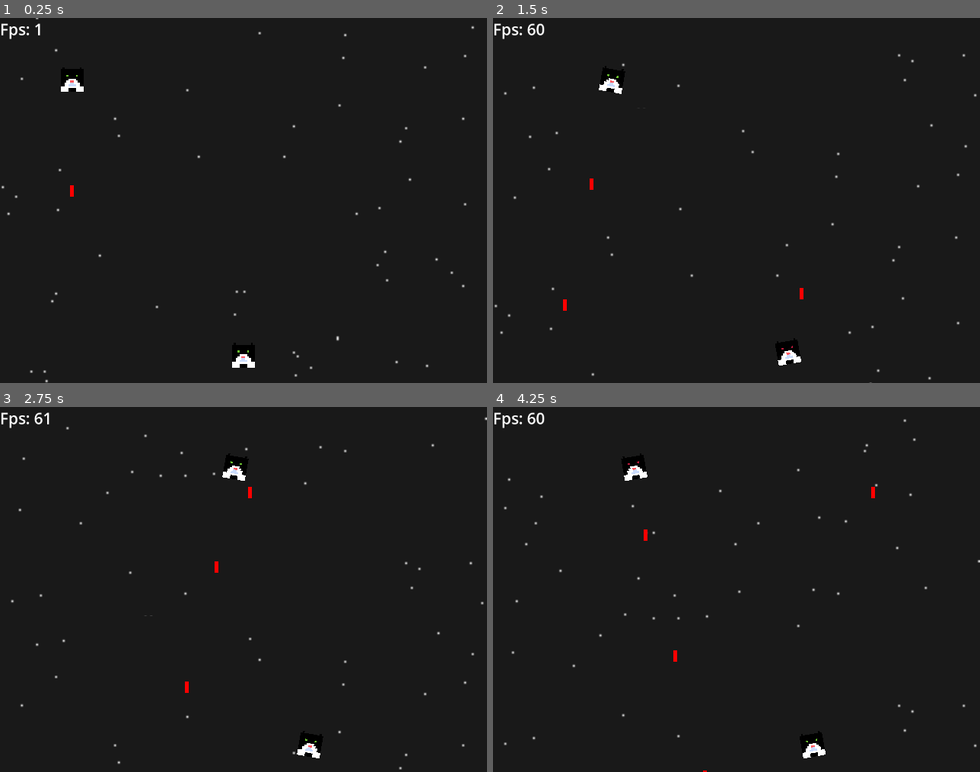
Above: before the commit, frames 1-4 (two rows, left to right).
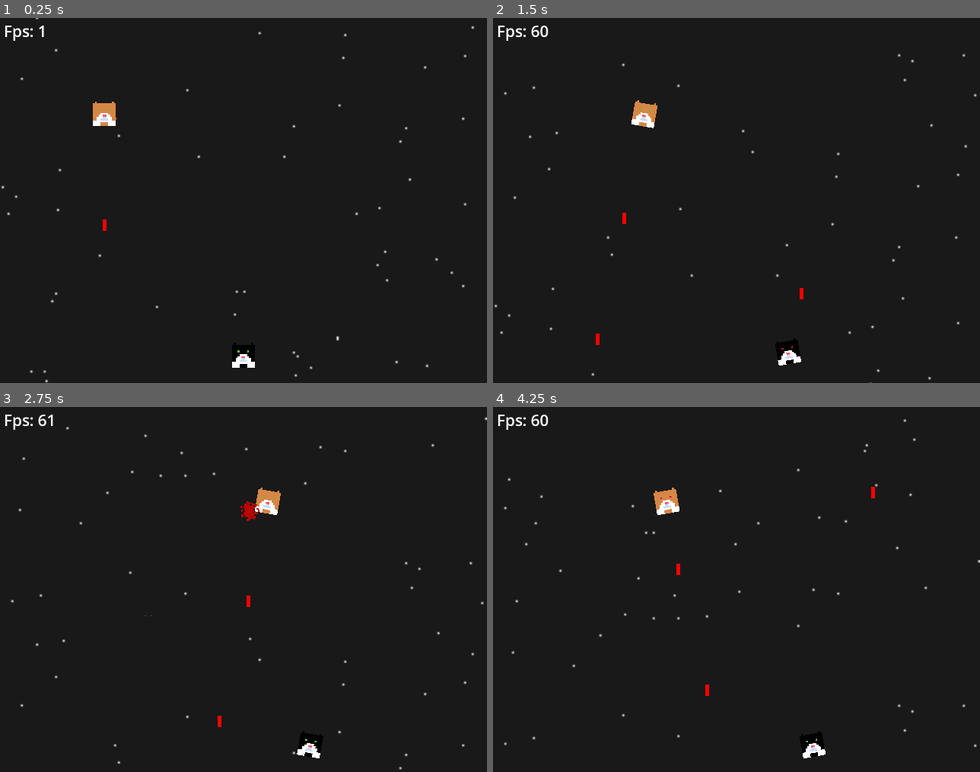
Above: after the commit, the same moments.

Repository: mrborghini/cat-game
Game: Godot game, scene res://scenes/main.tscn
Two runs of this game, one before a commit and one after it. Both use one fixed random seed, a clock stepped at 60 frames per second and the inputs below.
Inputs (mouse positions are in pixels of both pictures, inside the frame that each line leads up to):
- Up to frame 1 (0.25 s): no input
- Up to frame 2 (1.5 s): move the mouse to (595, 87) at 0.52 s; hold D (right) 0.53-1.28 s; click (595, 87) at 0.6 s; move the mouse to (639, 218) at 1.27 s; hold A (left) from 1.28 s (still down); click (639, 218) at 1.35 s
- Up to frame 3 (2.75 s): move the mouse to (292, 509) at 2.02 s; release A (left) at 2.03 s; hold D (right) from 2.03 s (still down); click (292, 509) at 2.1 s
- Up to frame 4 (4.25 s): move the mouse to (712, 662) at 2.77 s; click (712, 662) at 2.85 s; move the mouse to (882, 644) at 3.52 s; release D (right) at 3.53 s; hold A (left) from 3.53 s (still down); click (882, 644) at 3.6 s

The runs differ from the first frame. In frame 1, 0.8% of the frame differs, in the area x 0-24%, y 1-59%; in frame 2, 1.0%; in frame 3, 1.1%, in the area x 0-58%, y 1-88%; in frame 4, 1.0%.

Commit message:
Added orange cat enemy

Diff:
--- a/scenes/enemy_cat.tscn
+++ b/scenes/enemy_cat.tscn
@@ -2,77 +2,77 @@
 
 [ext_resource type="Script" path="res://scripts/enemy.gd" id="1_dosoe"]
 [ext_resource type="PackedScene" uid="uid://cur4rfo3fk6s5" path="res://scenes/projectile.tscn" id="2_hhcay"]
-[ext_resource type="Texture2D" uid="uid://b30yvlopfh6en" path="res://sprites/cat.png" id="3_io4g7"]
+[ext_resource type="Texture2D" uid="uid://dhl0orhcuy2xx" path="res://sprites/orange-cat.png" id="3_w74o6"]
 
-[sub_resource type="AtlasTexture" id="AtlasTexture_ftbvf"]
-atlas = ExtResource("3_io4g7")
+[sub_resource type="AtlasTexture" id="AtlasTexture_wutj7"]
+atlas = ExtResource("3_w74o6")
 region = Rect2(0, 0, 16, 16)
 
-[sub_resource type="AtlasTexture" id="AtlasTexture_rr615"]
-atlas = ExtResource("3_io4g7")
+[sub_resource type="AtlasTexture" id="AtlasTexture_fyjra"]
+atlas = ExtResource("3_w74o6")
 region = Rect2(16, 0, 16, 16)
 
-[sub_resource type="AtlasTexture" id="AtlasTexture_yuw57"]
-atlas = ExtResource("3_io4g7")
+[sub_resource type="AtlasTexture" id="AtlasTexture_0udrp"]
+atlas = ExtResource("3_w74o6")
 region = Rect2(32, 0, 16, 16)
 
-[sub_resource type="AtlasTexture" id="AtlasTexture_nquqc"]
-atlas = ExtResource("3_io4g7")
+[sub_resource type="AtlasTexture" id="AtlasTexture_dav06"]
+atlas = ExtResource("3_w74o6")
 region = Rect2(48, 0, 16, 16)
 
-[sub_resource type="AtlasTexture" id="AtlasTexture_efbas"]
-atlas = ExtResource("3_io4g7")
+[sub_resource type="AtlasTexture" id="AtlasTexture_6p4c8"]
+atlas = ExtResource("3_w74o6")
 region = Rect2(64, 0, 16, 16)
 
-[sub_resource type="AtlasTexture" id="AtlasTexture_b4fuq"]
-atlas = ExtResource("3_io4g7")
+[sub_resource type="AtlasTexture" id="AtlasTexture_hkvgc"]
+atlas = ExtResource("3_w74o6")
 region = Rect2(80, 0, 16, 16)
 
-[sub_resource type="AtlasTexture" id="AtlasTexture_ltuut"]
-atlas = ExtResource("3_io4g7")
+[sub_resource type="AtlasTexture" id="AtlasTexture_2s422"]
+atlas = ExtResource("3_w74o6")
 region = Rect2(96, 0, 16, 16)
 
-[sub_resource type="AtlasTexture" id="AtlasTexture_vak2t"]
-atlas = ExtResource("3_io4g7")
+[sub_resource type="AtlasTexture" id="AtlasTexture_7ey6j"]
+atlas = ExtResource("3_w74o6")
 region = Rect2(112, 0, 16, 16)
 
-[sub_resource type="AtlasTexture" id="AtlasTexture_qti0y"]
-atlas = ExtResource("3_io4g7")
+[sub_resource type="AtlasTexture" id="AtlasTexture_lw556"]
+atlas = ExtResource("3_w74o6")
 region = Rect2(128, 0, 16, 16)
 
-[sub_resource type="AtlasTexture" id="AtlasTexture_yfh63"]
-atlas = ExtResource("3_io4g7")
+[sub_resource type="AtlasTexture" id="AtlasTexture_8xm7u"]
+atlas = ExtResource("3_w74o6")
 region = Rect2(0, 0, 16, 16)
 
 [sub_resource type="SpriteFrames" id="SpriteFrames_1ud20"]
 animations = [{
 "frames": [{
 "duration": 1.0,
-"texture": SubResource("AtlasTexture_ftbvf")
+"texture": SubResource("AtlasTexture_wutj7")
 }, {
 "duration": 1.0,
-"texture": SubResource("AtlasTexture_rr615")
+"texture": SubResource("AtlasTexture_fyjra")
 }, {
 "duration": 1.0,
-"texture": SubResource("AtlasTexture_yuw57")
+"texture": SubResource("AtlasTexture_0udrp")
 }, {
 "duration": 1.0,
-"texture": SubResource("AtlasTexture_nquqc")
+"texture": SubResource("AtlasTexture_dav06")
 }, {
 "duration": 1.0,
-"texture": SubResource("AtlasTexture_efbas")
+"texture": SubResource("AtlasTexture_6p4c8")
 }, {
 "duration": 1.0,
-"texture": SubResource("AtlasTexture_b4fuq")
+"texture": SubResource("AtlasTexture_hkvgc")
 }, {
 "duration": 1.0,
-"texture": SubResource("AtlasTexture_ltuut")
+"texture": SubResource("AtlasTexture_2s422")
 }, {
 "duration": 1.0,
-"texture": SubResource("AtlasTexture_vak2t")
+"texture": SubResource("AtlasTexture_7ey6j")
 }, {
 "duration": 1.0,
-"texture": SubResource("AtlasTexture_qti0y")
+"texture": SubResource("AtlasTexture_lw556")
 }],
 "loop": false,
 "name": &"attack",
--- a/scenes/main.tscn
+++ b/scenes/main.tscn
@@ -4,7 +4,7 @@
 [ext_resource type="Script" path="res://scripts/world.gd" id="1_617ei"]
 [ext_resource type="PackedScene" uid="uid://b81cjrbgg2thg" path="res://scenes/ui.tscn" id="2_bh1o3"]
 [ext_resource type="Script" path="res://scripts/zoom.gd" id="3_21ks4"]
-[ext_resource type="Script" path="res://scripts/enemy.gd" id="4_nkhcx"]
+[ext_resource type="PackedScene" uid="uid://ccuywcocxesi8" path="res://scenes/enemy_cat.tscn" id="5_o4yjn"]
 
 [sub_resource type="RectangleShape2D" id="RectangleShape2D_i60oi"]
 size = Vector2(20, 193)
@@ -19,13 +19,13 @@
 [node name="Control" type="Control" parent="."]
 layout_mode = 3
 anchors_preset = 0
-offset_left = -128.0
-offset_top = -96.0
-offset_right = 128.0
-offset_bottom = 96.0
 
 [node name="UI" parent="Control" instance=ExtResource("2_bh1o3")]
 layout_mode = 1
+offset_left = -126.0
+offset_top = -95.0
+offset_right = -126.0
+offset_bottom = -95.0
 scale = Vector2(0.275, 0.275)
 
 [node name="Camera2D" type="Camera2D" parent="."]
@@ -47,10 +47,5 @@
 
 [node name="EnemySpawner" type="Node2D" parent="."]
 
-[node name="EnemyCat" parent="." instance=ExtResource("1_2werf")]
-position = Vector2(-90, -62)
-script = ExtResource("4_nkhcx")
-movement_delay = 1.0
-min_speed = 10.0
-max_speed = 100.0
-movement_speed = 25.0
+[node name="EnemyCat" parent="." instance=ExtResource("5_o4yjn")]
+position = Vector2(-73, -44)
Not shown: 1 places in scenes/enemy_cat.tscn that only renumber resources
Binary file added: sprites/orange-cat.png
Not shown, added: sprites/orange-cat.png.import
